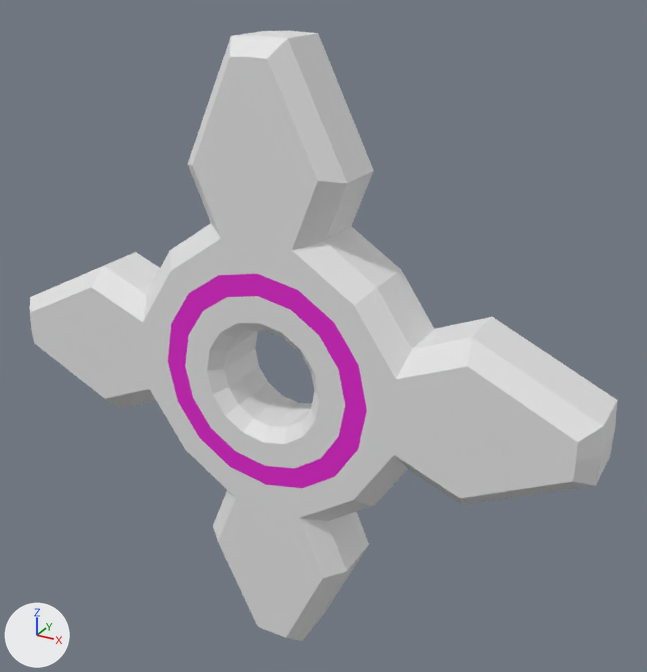
A saved change to the FBX model RailRiderUnity/Assets/Models/planet.fbx.
The view is the same before and after, from a camera (50 mm lens) standing at (2.47, -3.97, 2.27) and looking at (0.18, 0.19, 0.18). Every picture has the same lights, and +X, +Y and +Z are marked at lower left. Where no turn or scale is listed for an object, it has been applied to the vertices.

Objects in the first picture: 'Planet'.
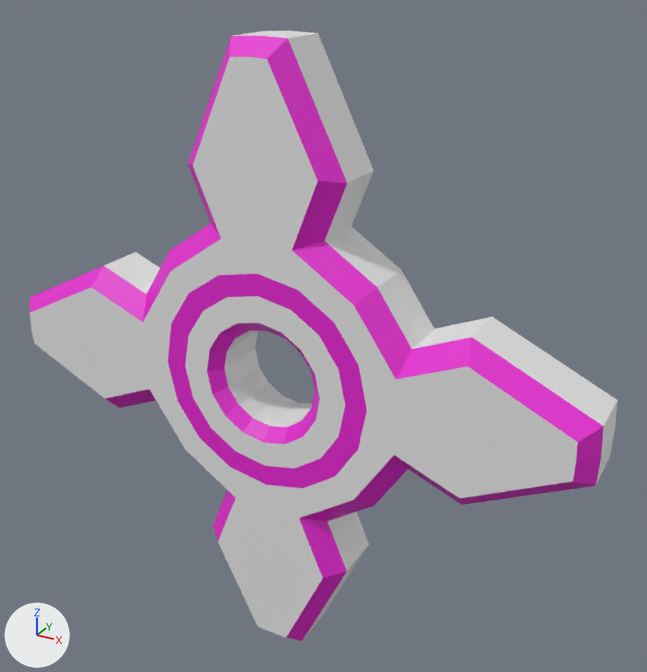
What the commit changed:
me_gear_001 has 184 vertices, 160 faces and spans x -1.85..1.85, y -0.2..0.2, z -1.85..1.85.
me_gear_001 is used by ob_planet; location (0.0, 0.0, 0.0).
me_gear_001 part 1: all 48 faces centred in x -1.8..1.8, y -0.16..-0.15, z -1.8..1.8 switch from mat_material_000 (white #e7e7e7) to mat_foo3 (pink #e721d3).

Location of each change, [x1, y1, x2, y2] in pixels of the pictures (647 x 672 px):
part 1 of me_gear_001, recoloured (white to pink)
    both: [30, 36, 604, 641]
